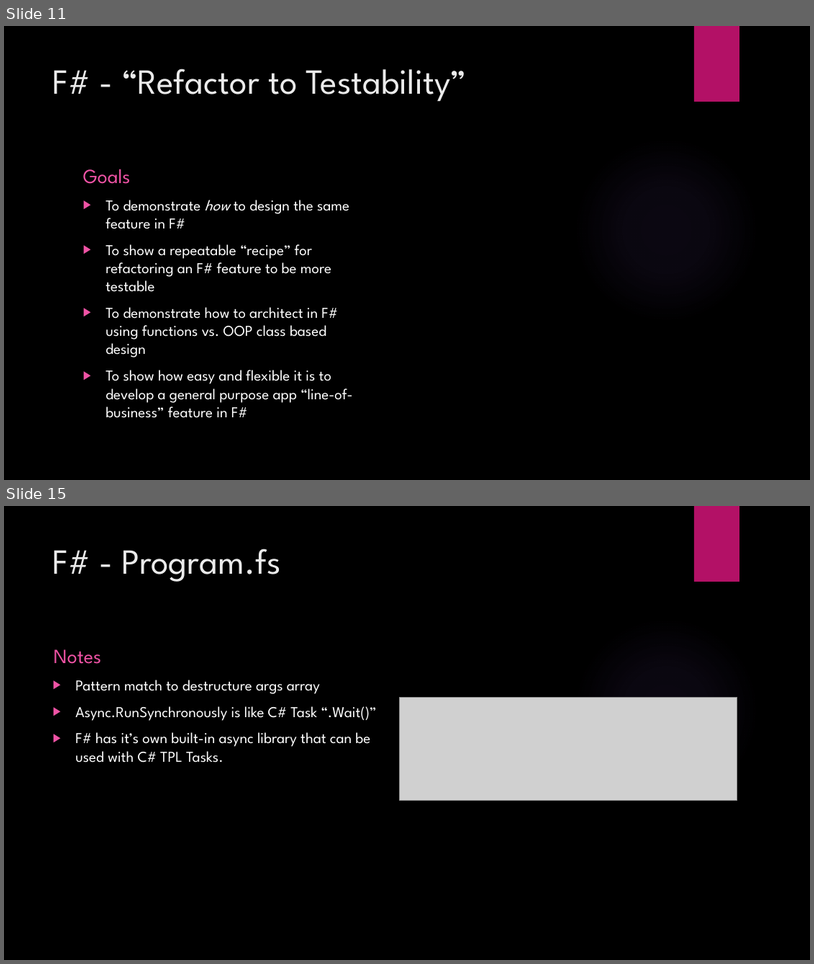
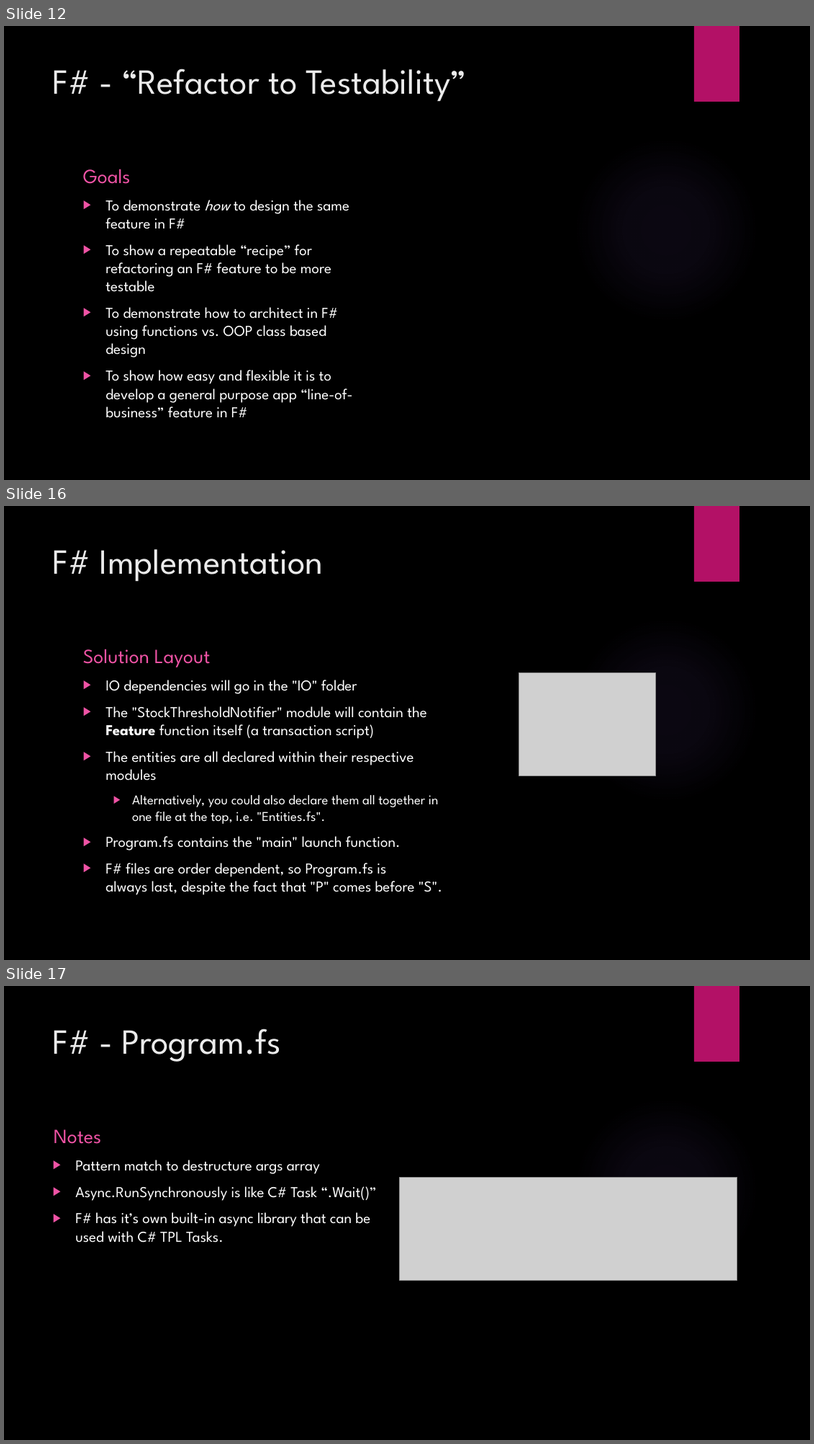
Before and after one commit to JordanMarr/TradeMinderFSharp, a slide deck: TradeMinder F# - C#.pptx. Shown one above the other, each under a label of ours: slides 11 and 15 before the commit, slides 12, 16 and 17 after it; the slides between them are not shown. The pictures are 814x964 and 814x1444 pixels, drawn with LibreOffice and Linux fonts; fonts in the diff are those of the drawing; grey boxes stand for pictures; background and template pictures are left out. Boxes give left, top, right and bottom in pixels: in the first picture for what was removed or moved away, otherwise in the second. Text is boxed around its words. In the diff, an @@ line names an element or a change of style, - is before the commit and + after.

```diff
--- a/TradeMinder F# - C#.pptx
+++ b/TradeMinder F# - C#.pptx
@@ slide 16 added at <box>4,506,810,960</box>, background picture (left out); not listed: 2 template elements that a slide beside it also shows @@
@@ title added at <box>53,549,324,582</box>, 42 pt, text #EBEBEB @@
+F# Implementation
@@ text added at <box>83,649,211,667</box>, 24 pt, text #EF53A5 @@
+Solution Layout
@@ picture added at <box>519,673,656,776</box> @@
@@ text added at <box>106,680,442,895</box>, 18 pt, text #FFFFFF @@
+▶ IO dependencies will go in the "IO" folder
+▶ The "StockThresholdNotifier" module will contain the Feature function itself (a transaction script)
+▶ The entities are all declared within their respective modules
+  ▶ Alternatively, you could also declare them all together in one file at the top, i.e. "Entities.fs".
+▶ Program.fs contains the "main" launch function.
+▶ F# files are order dependent, so Program.fs is always last, despite the fact that "P" comes before "S".
@@ what was slide 11 is now slide 12 @@
@@ what was slide 15 is now slide 17 @@
```
Also in this commit, not shown: 7 slides changed, 2 other slides added.
